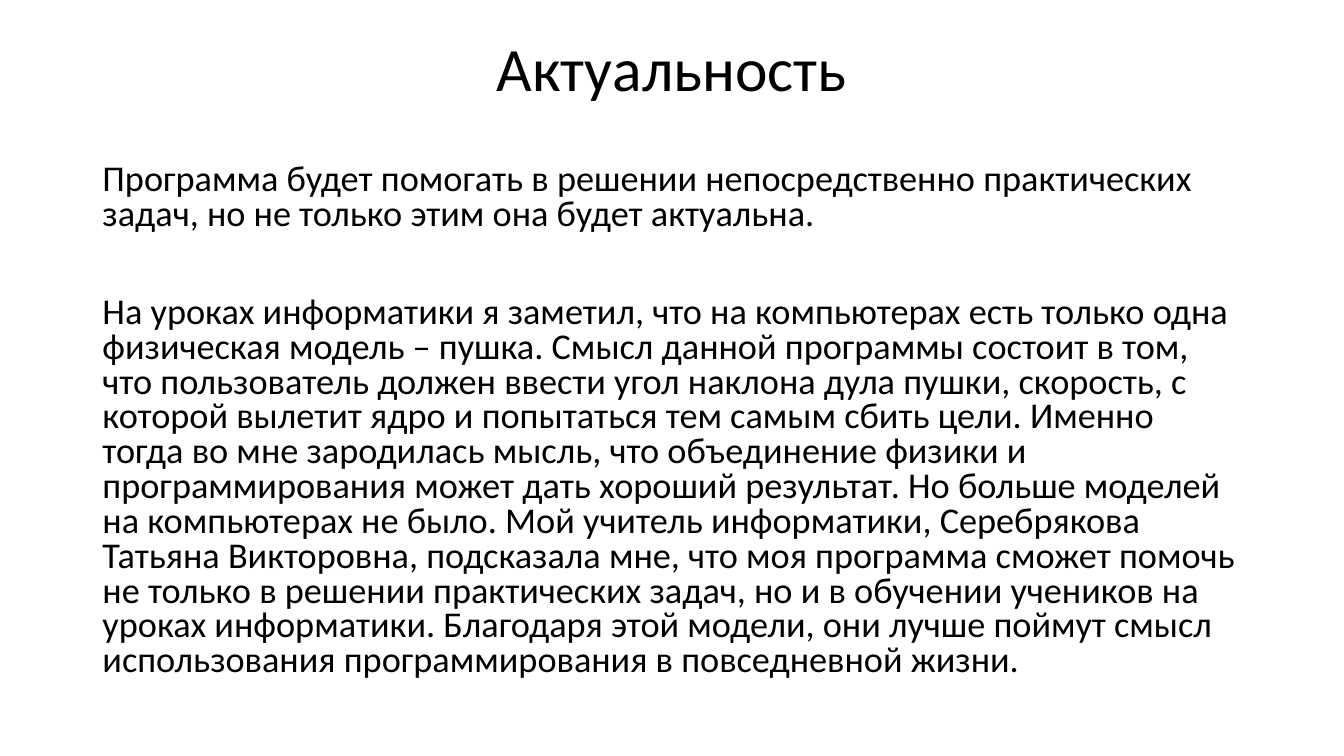
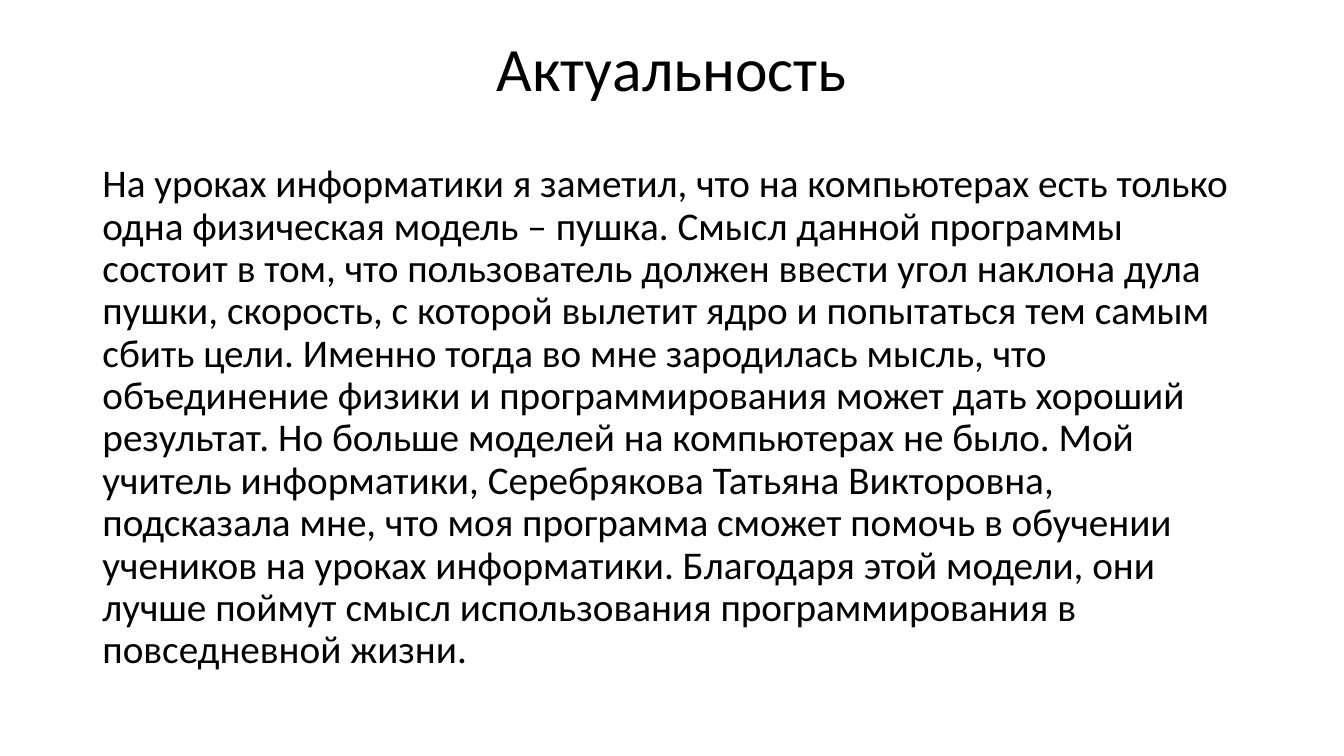
Before and after one commit to cherenuk/modeling, a slide deck: slide 3 of info/Моделирование.pptx. Drawn at 1344x756 pixels with LibreOffice and Linux fonts; fonts in the diff are those of the drawing; background and template pictures are left out. Boxes give left, top, right and bottom in pixels: in the first picture for what was removed or moved away, otherwise in the second. Text is boxed around its words. In the diff, an @@ line names an element or a change of style, - is before the commit and + after.

```diff
--- a/info/Моделирование.pptx
+++ b/info/Моделирование.pptx
@@ text at bbox=[102, 170, 1228, 670]: text changed; size 25.9 to 28 pt @@
-Программа будет помогать в решении непосредственно практических задач, но не только этим она будет актуальна.
-На уроках информатики я заметил, что на компьютерах есть только одна физическая модель – пушка. Смысл данной программы состоит в том, что пользователь должен ввести угол наклона дула пушки, скорость, с которой вылетит ядро и попытаться тем самым сбить цели. Именно тогда во мне зародилась мысль, что объединение физики и программирования может дать хороший результат. Но больше моделей на компьютерах не было. Мой учитель информатики, Серебрякова Татьяна Викторовна, подсказала мне, что моя программа сможет помочь не только в решении практических задач, но и в обучении учеников на уроках информатики. Благодаря этой модели, они лучше поймут смысл использования программирования в повседневной жизни.
+На уроках информатики я заметил, что на компьютерах есть только одна физическая модель – пушка. Смысл данной программы состоит в том, что пользователь должен ввести угол наклона дула пушки, скорость, с которой вылетит ядро и попытаться тем самым сбить цели. Именно тогда во мне зародилась мысль, что объединение физики и программирования может дать хороший результат. Но больше моделей на компьютерах не было. Мой учитель информатики, Серебрякова Татьяна Викторовна, подсказала мне, что моя программа сможет помочь в обучении учеников на уроках информатики. Благодаря этой модели, они лучше поймут смысл использования программирования в повседневной жизни.
```
Also in this commit, not shown: 1 other slide changed, 1 slide added, 1 other file.
